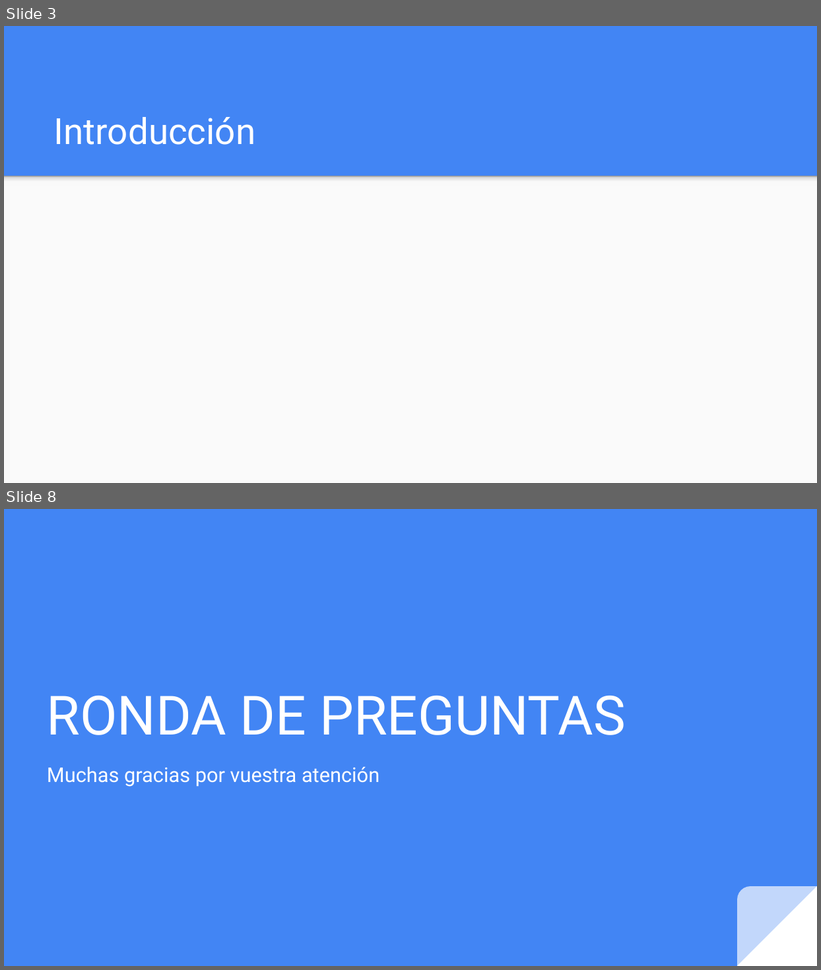
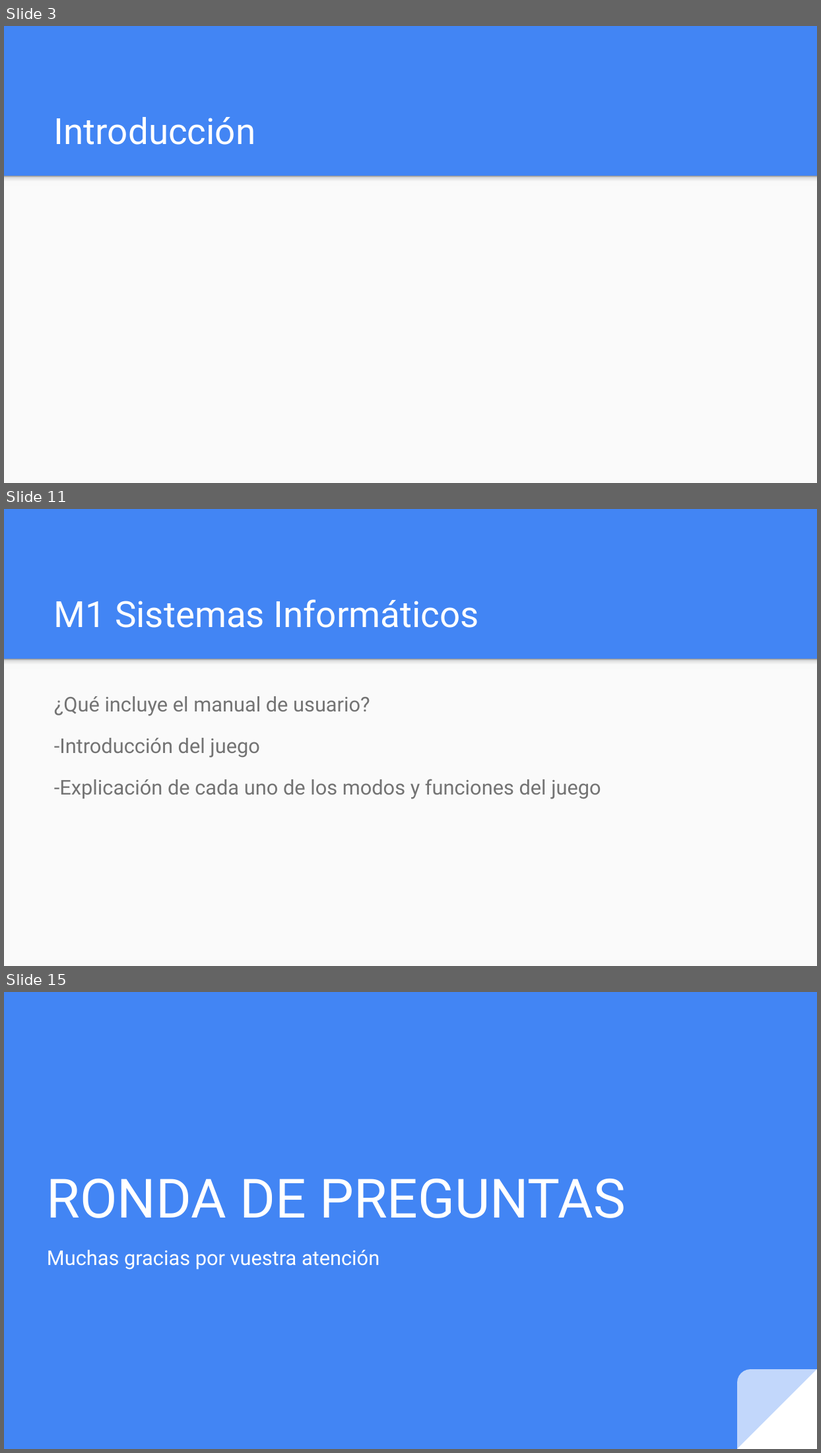
Before and after one commit to JGomezSimon/ProyectoBattle, a slide deck: m1/Presentación Proyecto.pptx. Shown one above the other, each under a label of ours: slides 3 and 8 before the commit, slides 3, 11 and 15 after it; the slides between them are not shown. The pictures are 821x970 and 821x1453 pixels, drawn with LibreOffice and Linux fonts; fonts in the diff are those of the drawing. Boxes give left, top, right and bottom in pixels: in the first picture for what was removed or moved away, otherwise in the second. Text is boxed around its words. In the diff, an @@ line names an element or a change of style, - is before the commit and + after.

```diff
--- a/m1/Presentación Proyecto.pptx
+++ b/m1/Presentación Proyecto.pptx
@@ slide 11 added at (4, 509, 817, 966), background #4285F4; not listed: 2 template elements that a slide beside it also shows @@
@@ title added at (54, 599, 479, 628), 32 pt, text #FFFFFF @@
+M1 Sistemas Informáticos
@@ text added at (54, 696, 601, 799), 18 pt, text #737373 @@
+¿Qué incluye el manual de usuario?
+-Introducción del juego
+-Explicación de cada uno de los modos y funciones del juego
@@ what was slide 8 is now slide 15 @@
```
Also in this commit, not shown: 5 slides changed, 6 other slides added, 1 other file.
